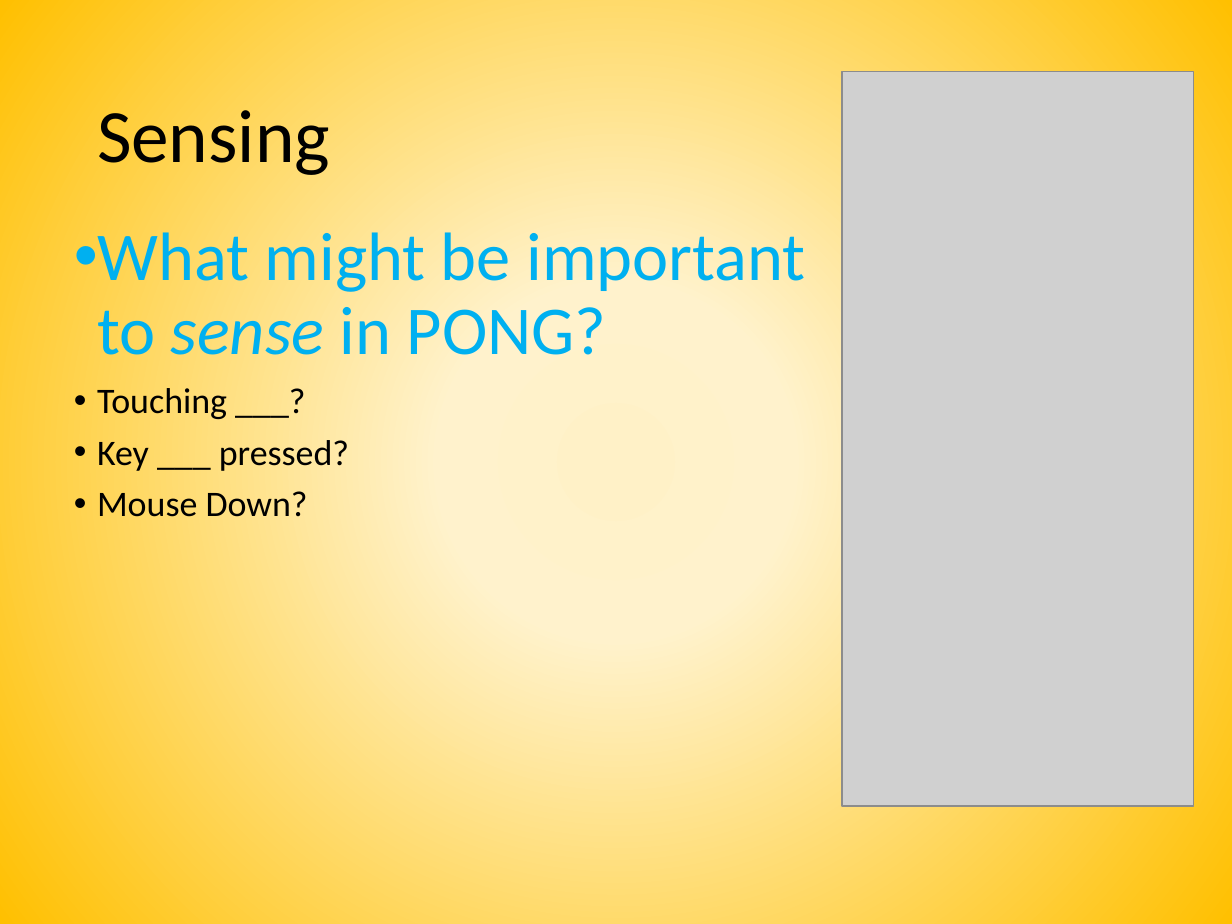
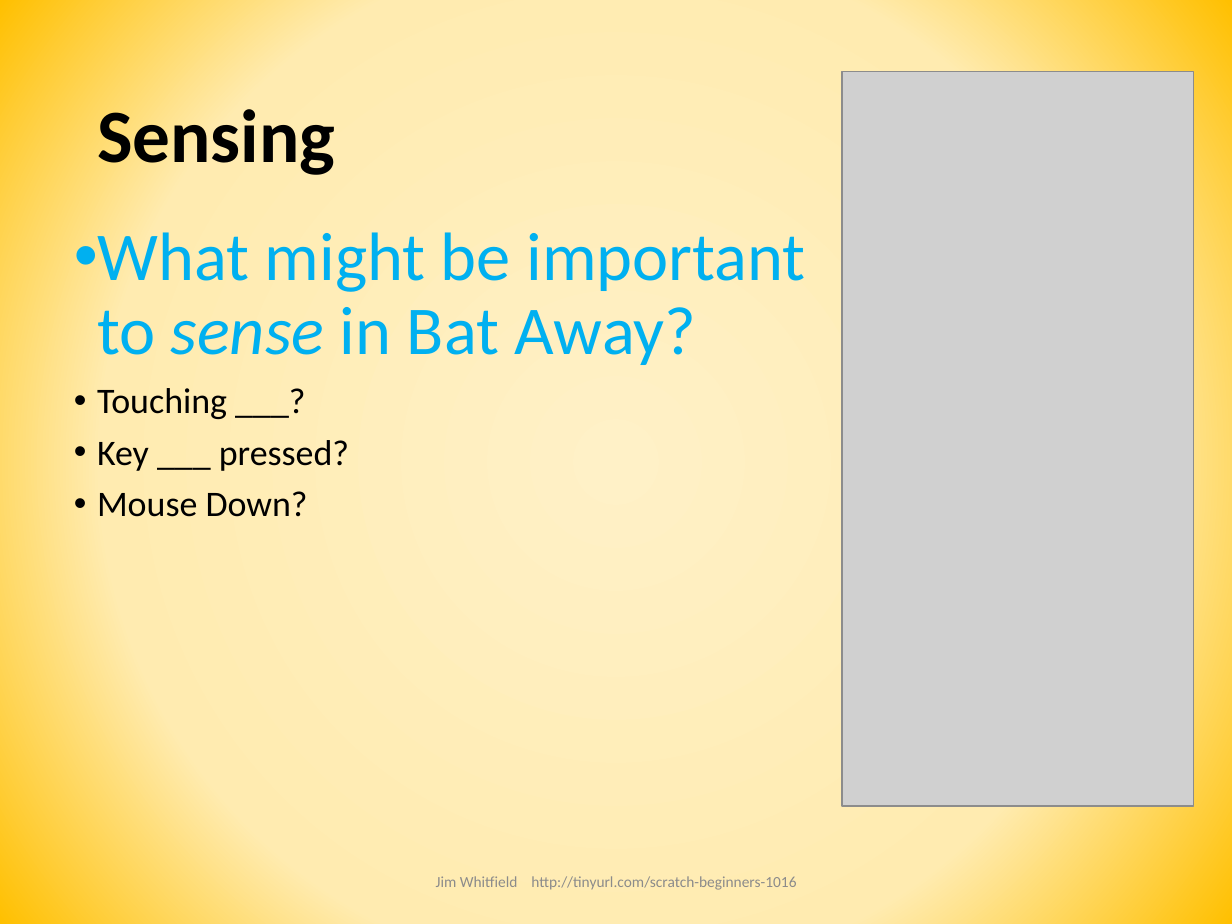
Before and after one commit to joedean/beginner-scratch, a slide deck: slide 12 of CoderDojo Beginner Scratch Session.pptx. Drawn at 1232x924 pixels with LibreOffice and Linux fonts; fonts in the diff are those of the drawing; grey boxes stand for pictures. Boxes give left, top, right and bottom in pixels: in the first picture for what was removed or moved away, otherwise in the second. Text is boxed around its words. In the diff, an @@ line names an element or a change of style, - is before the commit and + after.

```diff
--- a/CoderDojo Beginner Scratch Session.pptx
+++ b/CoderDojo Beginner Scratch Session.pptx
@@ background gradient #FFF1C7 to #FFF2CC to #FFC000 to gradient #FFF1C7 to #FFEBB0 to #FFC000 @@
@@ title "Sensing" at (x1=97, y1=100, x2=335, y2=175): bold on @@
@@ text at (x1=97, y1=232, x2=805, y2=365): text changed @@
-• What might be important to sense in PONG?
+• What might be important to sense in Bat Away?
@@ text added at (x1=436, y1=876, x2=796, y2=890), 9 pt, text #8C8C8C @@
+Jim Whitfield http://tinyurl.com/scratch-beginners-1016
```
Also in this commit, not shown: 24 other slides changed.
